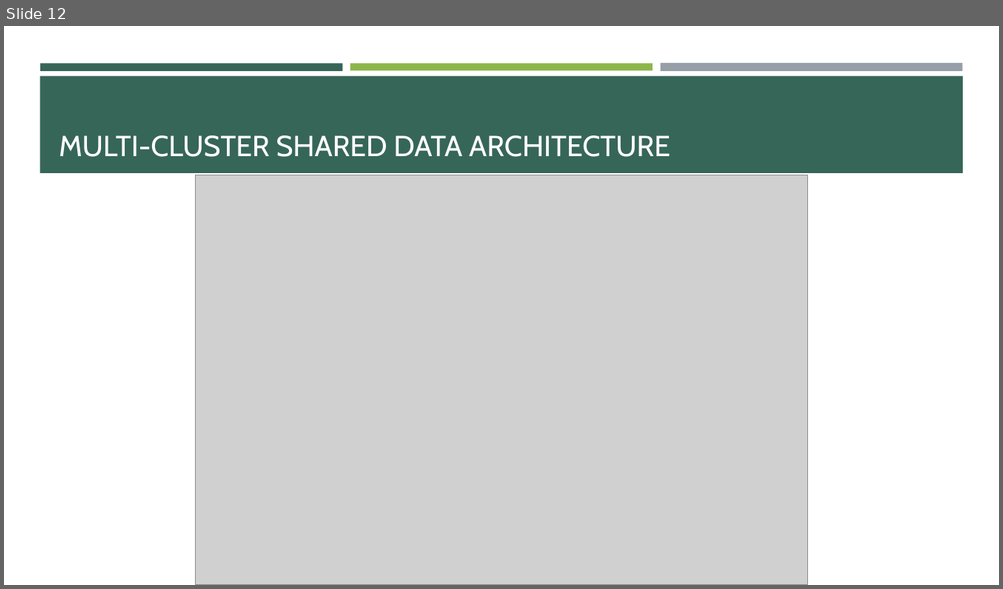
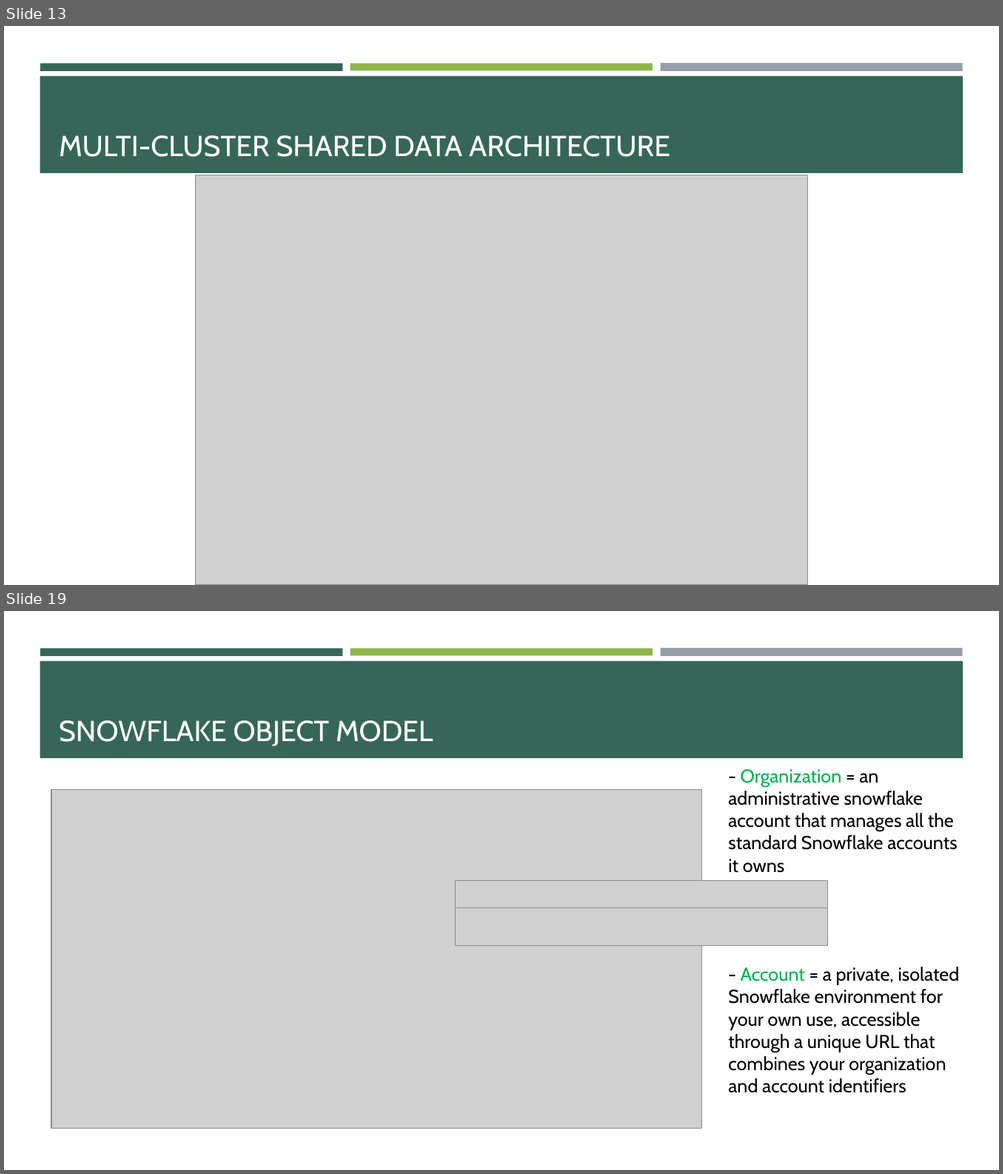
Before and after one commit to e-m-wilson/data_engineering, a slide deck: snowflake/Snowflake.pptx. Shown one above the other, each under a label of ours: slide 12 before the commit, slides 13 and 19 after it; the slides between them are not shown. The pictures are 1003x589 and 1003x1174 pixels, drawn with LibreOffice and Linux fonts; fonts in the diff are those of the drawing; grey boxes stand for pictures. Boxes give left, top, right and bottom in pixels: in the first picture for what was removed or moved away, otherwise in the second. Text is boxed around its words. In the diff, an @@ line names an element or a change of style, - is before the commit and + after.

```diff
--- a/snowflake/Snowflake.pptx
+++ b/snowflake/Snowflake.pptx
@@ slide 19 added at (4,611,999,1170), background #FFFFFF; not listed: 4 template elements that a slide beside it also shows @@
@@ title added at (59,721,432,746), 28 pt, text #FFFFFF @@
+SNOWFLAKE OBJECT MODEL
@@ text added at (728,769,956,873), 18 pt, text #000000 @@
+- Organization = an administrative snowflake account that manages all the standard Snowflake accounts it owns
@@ picture added at (52,789,703,1129) @@
@@ picture added at (455,881,828,911) @@
@@ picture added at (455,908,828,945) @@
@@ text added at (728,967,959,1093), 18 pt, text #000000 @@
+- Account = a private, isolated Snowflake environment for your own use, accessible through a unique URL that combines your organization and account identifiers
@@ what was slide 12 is now slide 13 @@
```
Also in this commit, not shown: 3 slides changed, 29 other slides added, 6 other files.
